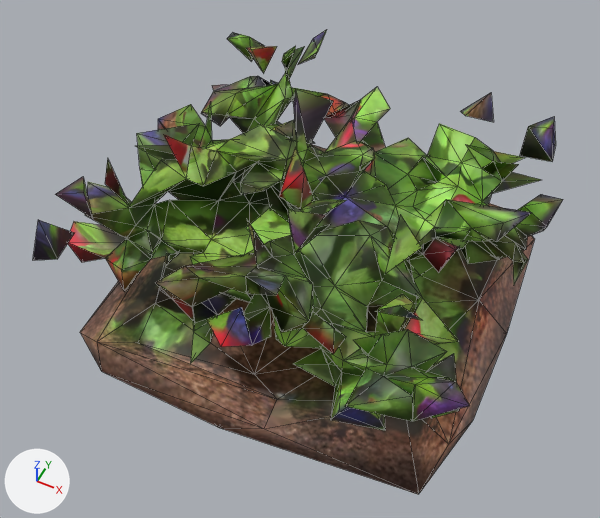
The glTF model Assets/Models/Props/BerryPlot.glb, before and after one commit.
Camera for both pictures: a 50 mm lens placed at (0.553, -1.236, 1.655), pointed at (-0.017, -0.095, 0.228). The lights are fixed; the arrows at lower left show +X, +Y and +Z. The older version comes first. Mesh edges are drawn as thin lines. Vertices at exactly the same position are counted once.

The first picture shows 'BerryPlot'.
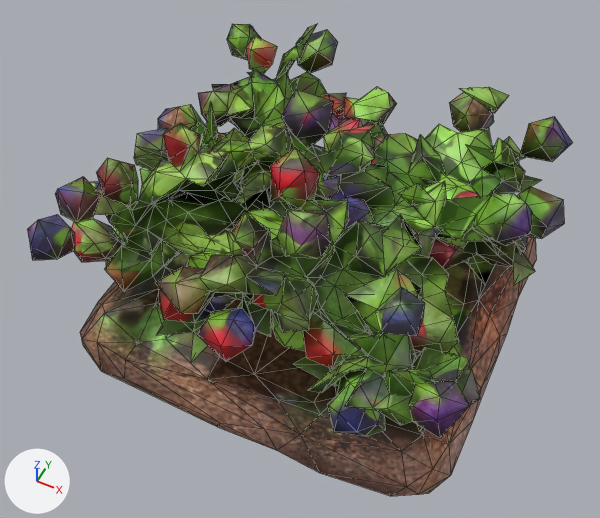
Boxes (x1, y1, x2, y2) around the edits, measured in the pictures (600 x 518 px):
'BerryPlot', reshaped
    before: (33, 30, 563, 494)
    after: (27, 24, 573, 496)
part 1 of me_mesh_0, added
    after: (27, 24, 573, 496)
part 2 of me_mesh_0, surface changed
    both: (206, 84, 227, 138)

Diff of the bpy script that builds the scene:
```diff
--- a/Assets/Models/Props/BerryPlot.glb.py
+++ b/Assets/Models/Props/BerryPlot.glb.py
@@ me_mesh_0 @@
 # used by ob_berryplot; location = (0.0, 0.0, 0.0)
-me_mesh_0.from_pydata(...)  # 604 vertices, 1182 faces; spans x -0.497..0.48, y -0.489..0.489, z 0.0..0.595
+me_mesh_0.from_pydata(...)  # 1481 vertices, 2923 faces; spans x -0.5..0.5, y -0.489..0.489, z 0.0..0.595
+# me_mesh_0 part 1: 877 vertices added at x -0.5..0.5, y -0.477..0.485, z 0.001..0.592
+# me_mesh_0 part 2: 3 kept faces spanning x -0.475..0.193, y 0.032..0.292, z 0.283..0.436 get new texture (UV) coordinates
 me_mesh_0.materials.append(mat_berryplot)
```
